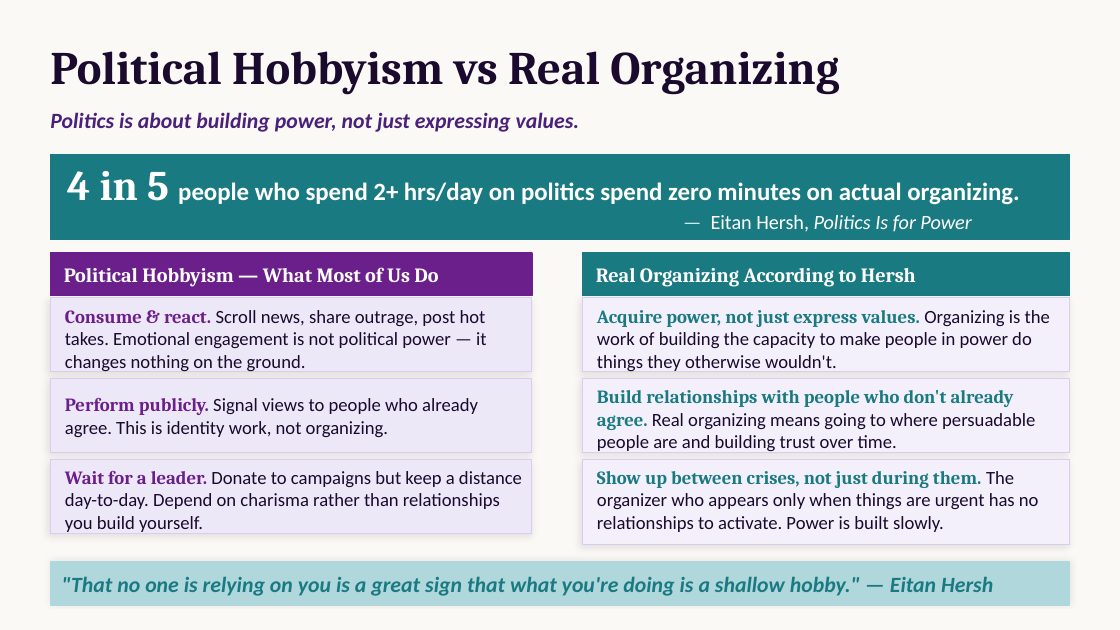
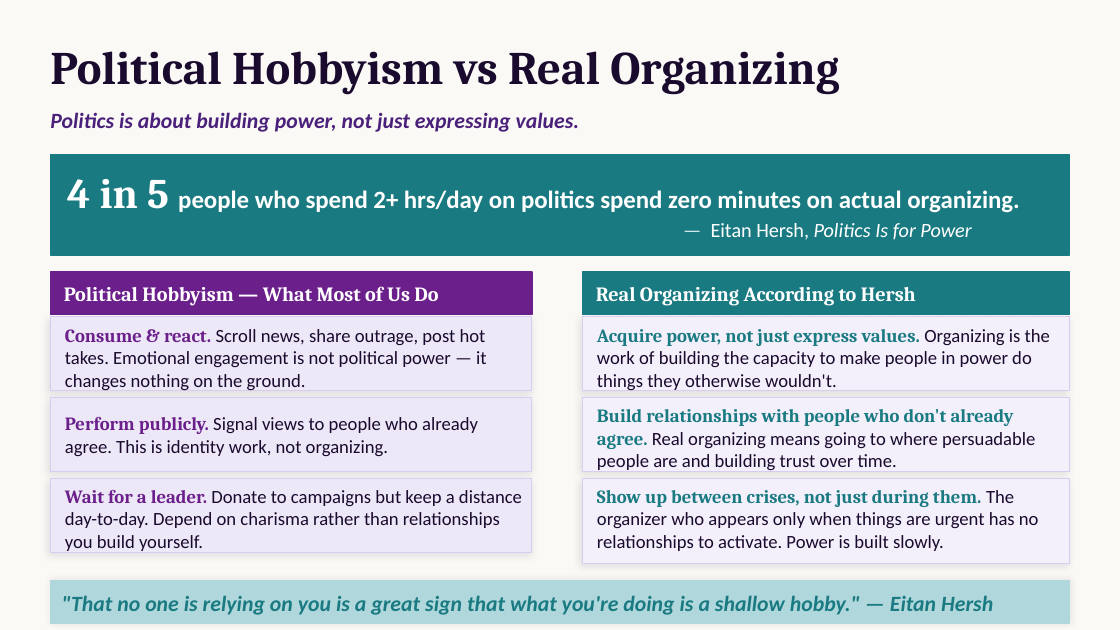
Before and after one commit to annabelspark/showup, a slide deck: slide 5 of ShowUp2Defend_406.pptx (slide 4 before the commit). Drawn at 1120x630 pixels with LibreOffice and Linux fonts; fonts in the diff are those of the drawing. Boxes give left, top, right and bottom in pixels: in the first picture for what was removed or moved away, otherwise in the second. Text is boxed around its words. In the diff, an @@ line names an element or a change of style, - is before the commit and + after.

Commit message:
Update PPTX to ShowUp2Defend_1205 version

```diff
--- a/ShowUp2Defend_406.pptx
+++ b/ShowUp2Defend_406.pptx
@@ rectangle: place and size @@
-rectangle at bbox=[50, 155, 1070, 240]
+rectangle at bbox=[50, 155, 1070, 255]
@@ text "4 in 5 people who ...": place and size @@
-text "4 in 5 people who ..." at bbox=[67, 171, 1020, 232]
+text "4 in 5 people who ..." at bbox=[67, 179, 1020, 240]
@@ 9 rectangles, 8 texts: place and size @@
-9 rectangles, 8 texts at bbox=[50, 253, 1070, 605]
+9 rectangles, 8 texts at bbox=[50, 272, 1070, 624]
```
Also in this commit, not shown: 7 other slides changed, 1 slide added.
